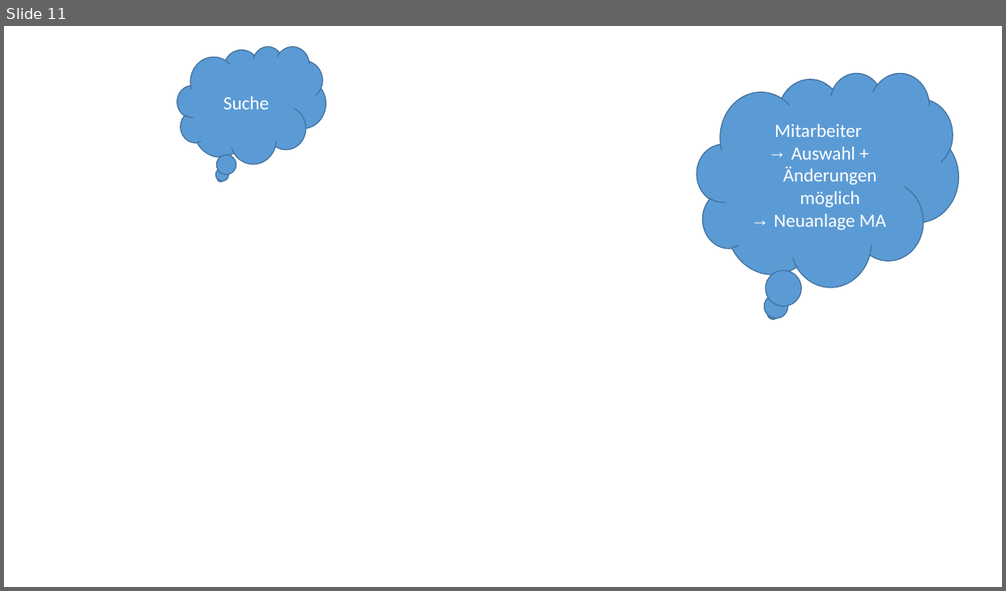
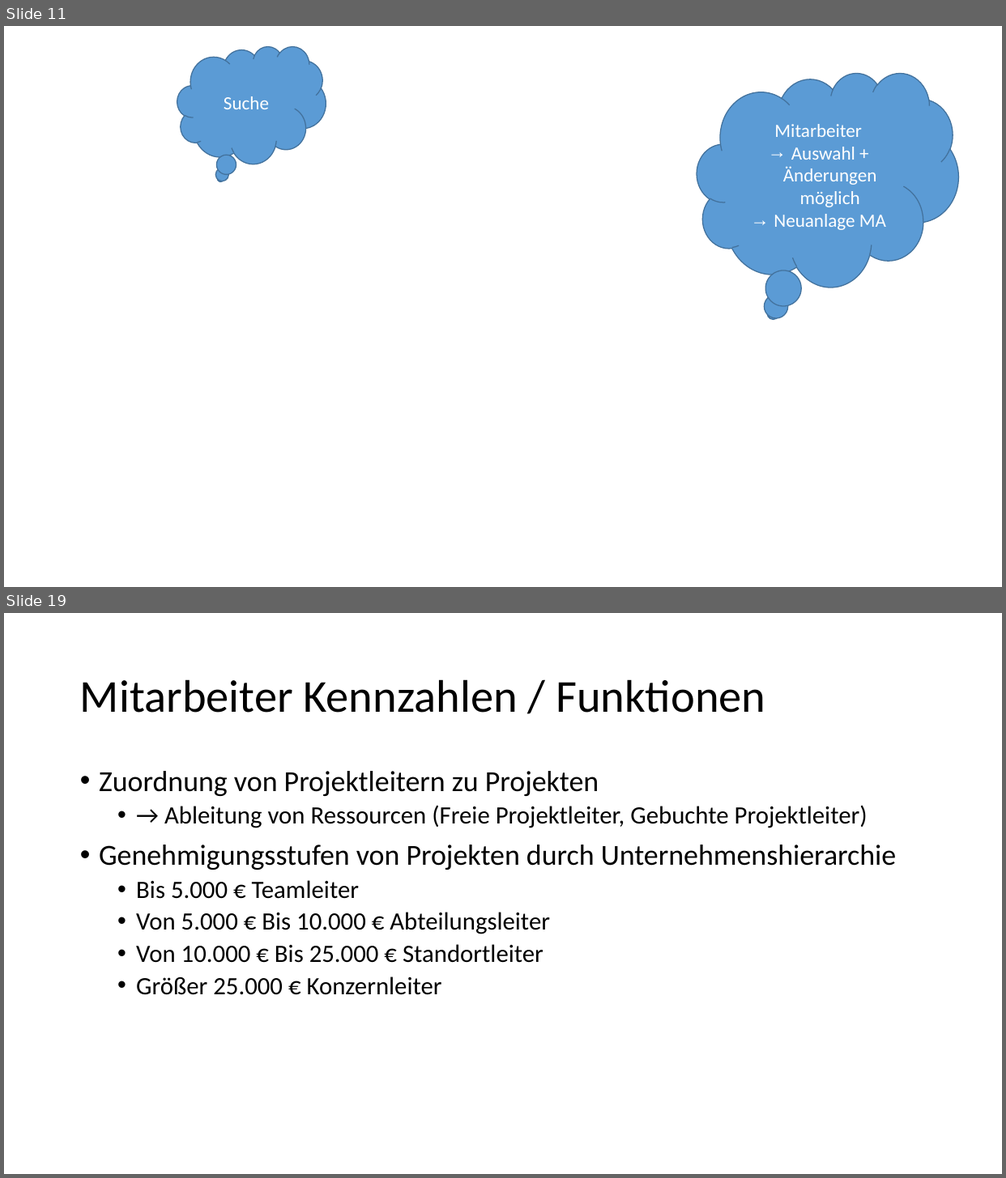
Before and after one commit to Masterarth/PM, a slide deck: documents/projectmanagement/Praesentationen/Vorstellung_9ter.pptx. Shown one above the other, each under a label of ours: slide 11 before the commit, slides 11 and 19 after it; the slides between them are not shown. The pictures are 1006x591 and 1006x1178 pixels, drawn with LibreOffice and Linux fonts; fonts in the diff are those of the drawing; background and template pictures are left out. Boxes give left, top, right and bottom in pixels: in the first picture for what was removed or moved away, otherwise in the second. Text is boxed around its words. In the diff, an @@ line names an element or a change of style, - is before the commit and + after.

```diff
--- a/documents/projectmanagement/Praesentationen/Vorstellung_9ter.pptx
+++ b/documents/projectmanagement/Praesentationen/Vorstellung_9ter.pptx
@@ slide 19 added at [4,613,1002,1174], background #FFFFFF @@
@@ title added at [80,679,765,713], 44 pt, text #000000 @@
+Mitarbeiter Kennzahlen / Funktionen
@@ text added at [99,771,897,995], 24 pt, text #000000 @@
+• Zuordnung von Projektleitern zu Projekten
+  • → Ableitung von Ressourcen (Freie Projektleiter, Gebuchte Projektleiter)
+• Genehmigungsstufen von Projekten durch Unternehmenshierarchie
+  • Bis 5.000 € Teamleiter
+  • Von 5.000 € Bis 10.000 € Abteilungsleiter
+  • Von 10.000 € Bis 25.000 € Standortleiter
+  • Größer 25.000 € Konzernleiter
```
Also in this commit, not shown: 14 other slides added, 7 other files.
